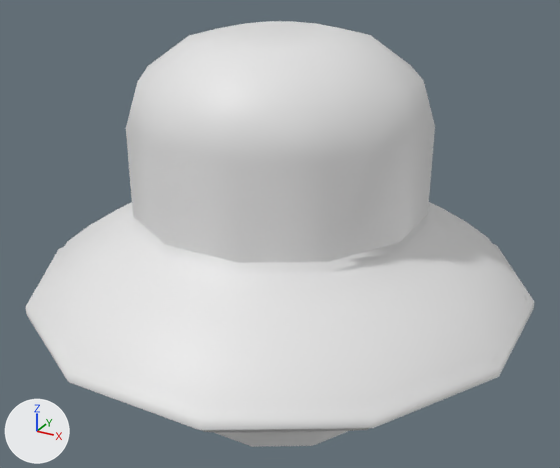
The Blender file props/spaceship/spaceship.blend: old version first, new version second.
Rendered twice from a 50 mm camera at (3.59, -6.52, 3.06) aimed at (0.02, -0.04, -0.18). Arrows for +X, +Y and +Z are at lower left; the lights stay in place.

Names of what the first picture shows: 'Glass', 'Spaceship'.
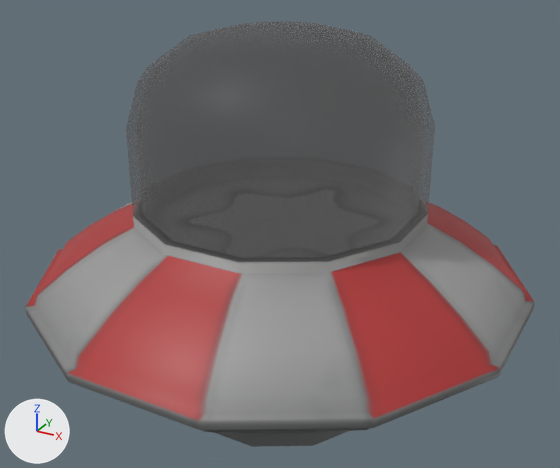
Commit message: Working on spaceship

Diff of the bpy script that builds the scene:
```diff
--- a/props/spaceship/spaceship.blend.py
+++ b/props/spaceship/spaceship.blend.py
@@ img_ufo_glass_normal_png_001 @@
+img_ufo_glass_normal_png_001 = load_image('ufo_glass_normal.png.001', 'ufo_glass_normal.png', 2048, 2048, 'Non-Color')
@@ img_ufo_glass_albedo_transparency_png_001 @@
+img_ufo_glass_albedo_transparency_png_001 = load_image('ufo_glass_albedo_transparency.png.001', 'ufo_glass_albedo_transparency.png', 2048, 2048, 'sRGB')
@@ img_ufo_glass_metallic_smoothness_png_001 @@
+img_ufo_glass_metallic_smoothness_png_001 = load_image('ufo_glass_metallic_smoothness.png.001', 'ufo_glass_metallic_smoothness.png', 2048, 2048, 'Non-Color')
@@ img_ufo_metallic_smoothness_png @@
+img_ufo_metallic_smoothness_png = load_image('ufo_metallic_smoothness.png', 'ufo_metallic_smoothness.png', 2048, 2048, 'Non-Color')
@@ img_ufo_albedo_transparency_png @@
+img_ufo_albedo_transparency_png = load_image('ufo_albedo_transparency.png', 'ufo_albedo_transparency.png', 2048, 2048, 'sRGB')
@@ img_ufo_normal_png @@
+img_ufo_normal_png = load_image('ufo_normal.png', 'ufo_normal.png', 2048, 2048, 'Non-Color')
@@ mat_glassmaterial @@
+mat_glassmaterial = bpy.data.materials.new('GlassMaterial')
+# colours: dark grey #4c4c4c
+# uses the picture img_ufo_glass_albedo_transparency_png_001
+# uses the picture img_ufo_glass_metallic_smoothness_png_001
+# uses the picture img_ufo_glass_normal_png_001
@@ mat_spaceshipmaterial @@
+mat_spaceshipmaterial = bpy.data.materials.new('SpaceshipMaterial')
+# uses the picture img_ufo_albedo_transparency_png
+# uses the picture img_ufo_metallic_smoothness_png
+# uses the picture img_ufo_normal_png
@@ me_cylinder @@
 me_cylinder.from_pydata(...)  # 216 vertices, 181 faces; spans x -2.52..2.52, y -2.52..2.52, z -1.33..0.88
-me_cylinder.materials.append(mat_ufo)  # white #e7e7e7
+me_cylinder.materials.append(mat_spaceshipmaterial)
@@ me_cylinder_003 @@
 me_cylinder_003.from_pydata(...)  # 168 vertices, 122 faces; spans x -1.45..1.45, y -1.45..1.45, z 1.77..3.49
-me_cylinder_003.materials.append(mat_ufoglass)  # white #e7e7e7
+me_cylinder_003.materials.append(mat_glassmaterial)
```

Boxes [x1, y1, x2, y2] around the edits, measured in the pictures (560 x 468 px):
'Spaceship', recoloured: [26, 202, 534, 447] in both
'Glass', recoloured (white to grey): [126, 21, 435, 263] in both
